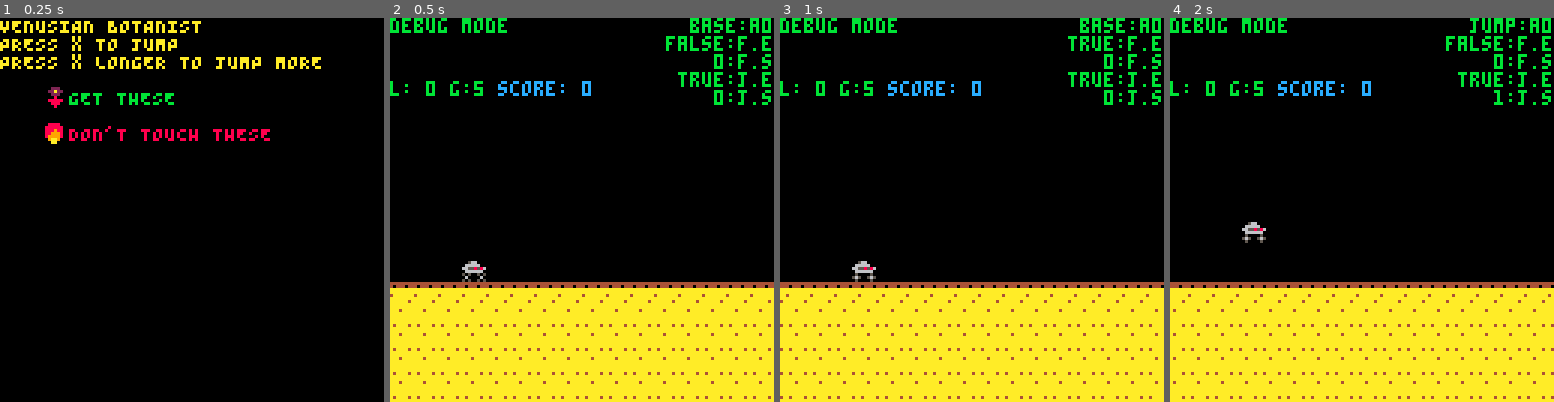
Above: before the commit, frames 1-4 (left to right).
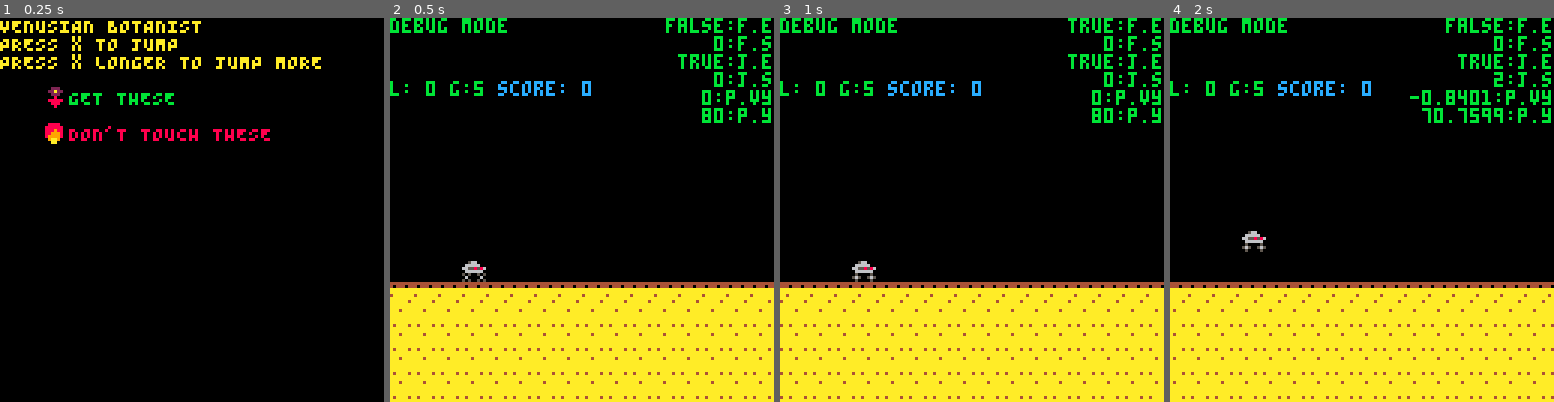
Above: after the commit, the same moments.

Repository: kitasuna/pico8-runner
Game: PICO-8 cartridge scroll.p8
Two runs of this game, one before a commit and one after it. Both use one fixed random seed, a clock stepped at 60 frames per second and the inputs below.
Inputs:
- Up to frame 1 (0.25 s): no input
- Up to frame 2 (0.5 s): tap X (X key) at 0.33 s
- Up to frame 3 (1 s): tap O (Z key) at 0.7 s
- Up to frame 4 (2 s): tap X (X key) at 1.07, 1.85 s; hold Right from 1.6 s (still down); tap O (Z key) at 1.7 s

Frame 1 is identical in both runs. In frame 2, 1.9% of the frame differs, in the area x 71-100%, y 0-28%; in frame 3, 1.7%; in frame 4, 2.6%, in the area x 18-100%, y 0-61%.

Commit message:
More sane abilities / events

Diff:
--- a/player.lua
+++ b/player.lua
@@ -5,25 +5,31 @@
 end
 
 fastfall = {
-    name = 'fastfall',
-    msg = 'You got FASTFALL. Press down to drop to the ground.',
-    enabled = false,
-    immune = { 'fire' },
-    fkey = BTN_D,
-    state = 0,
-    f = function(plr)
-      if(fastfall.state == 0) then
-        plr.vel_y = 0
-      elseif(fastfall.state == 5) then
-        plr.vel_y = 12
-      elseif(fastfall.state == 20) then
-        plr.vel_y = 24
-      end
+  name = 'fastfall',
+  msg = 'You got FASTFALL. Press down to drop to the ground.',
+  enabled = false,
+  immune = { 'fire' },
+  fkey = BTN_D,
+  state = 0,
+  f = function(plr)
+    if(fastfall.state == 1) then
+      plr.vel_y = 0
+    elseif(fastfall.state == 5) then
+      plr.vel_y = 12
+    elseif(fastfall.state == 20) then
+      plr.vel_y = 24
+    end
 
-      add(st_ability, { type = 'NEXT_STATE', payload = 'fastfall' })
+    add(st_ability, { type = 'NEXT_STATE', payload = 'fastfall' })
 
-      return plr
+    if(plr.y >= GROUND_Y and fastfall.state >= 1) then
+      add(st_ability, { type = 'RESET_STATE', payload = 'fastfall' })
+      add(st_player, { type = 'POS_Y', payload = GROUND_Y })
+      add(st_player, { type = 'VEL_Y', payload = 0 })
     end
+
+    return plr
+  end
 }
 
 jump = {
@@ -33,48 +39,34 @@
   immune = { 'cookies', 'madoka' },
   fkey = BTN_A,
   state = 0,
-  -- Player -> BtnState -> Player
   f = function (plr)
-      local G = 0.4
-      local addlG = 1
-      local v0 = -4.4
+    local G = 0.4
+    local addlG = 1
+    local v0 = -4.2
 
-      if(jump.state == 0) then
-        add(st_ability, { type = 'NEXT_STATE', payload = 'jump' })
+    if(jump.state == 1) then
+      add(st_player, { type = 'VEL_Y', payload = v0})
+      add(st_ability, { type = 'NEXT_STATE', payload = 'jump' })
+    elseif(jump.state >= 2 and plr.y >= GROUND_Y) then
+      add(st_ability, { type = 'RESET_STATE', payload = 'jump' })
+      add(st_player, { type = 'POS_Y', payload = GROUND_Y })
+      add(st_player, { type = 'VEL_Y', payload = 0 })
+    else
+      if(plr.vel_y >= 1.0) then
+        addlG = 2.8
+      elseif(btn(BTN_A) == false) then -- TODO: Can ref fkey above?
+        addlG = 2.8
       end
 
-      if(plr.y == GROUND_Y) then
-        plr.vel_y = v0
-      elseif(plr.vel_y >= 1.0) then
-        addlG = 2.4
-      elseif(btn(BTN_A) == false) then -- TODO: Can ref fkey above?
-        addlG = 2.4
-      end
+      add(st_player, { type = 'VEL_Y', payload = plr.vel_y + (G * addlG) })
+    end
 
-
-      if(plr.y >= GROUND_Y) then
-        add(st_ability, { type = 'RESET_STATE', payload = 'jump' })
-      end
-
-      -- Decelerate plr
-      plr.vel_y += G * addlG
-
-      return plr
+    return plr
   end
 }
 
-base = {
-  name = 'base',
-  msg = 'just for base case',
-  enabled = true,
-  fkey = nil,
-  state = 0,
-  immune = {},
-  f = identityE
-}
 
 abilities = {
-  base = base,
   fastfall = fastfall,
   jump = jump
 }
@@ -97,18 +89,16 @@
   comet = kill_p
 }
 
-current_player_abil = base
-
 -- Btn -> Ability[]
 function get_by_key(key)
   return reduce(function (acc, x)
-    if(x.fkey == key and x.enabled == true) then
+    if(x.fkey == key and x.state == 0 and x.enabled == true) then
      return x
     end
 
     return acc
   end
-  , current_player_abil, abilities)
+  , nil, abilities)
 end
 
 
@@ -116,7 +106,7 @@
   player = {
     frame = 0,
     x = 24,
-    y = ground_y,
+    y = GROUND_Y,
     vel_x = 0,
     vel_y = 0,
     w = 8,
@@ -124,7 +114,6 @@
     score = 0,
     alive = true,
     base_sprite = 5,
-    immune = {} -- :: String[]
   }
 
   return player
@@ -135,7 +124,7 @@
 function reset_player(player)
   player.frame = 0
   player.x = 24
-  player.y = ground_y
+  player.y = GROUND_Y
   player.vel_x = 0
   player.vel_y = 0
   player.score = 0
--- a/scroll.p8
+++ b/scroll.p8
@@ -4,7 +4,6 @@
 -- venusian botanist
 map_x = 0
 diff = {0, 0}
-ground_y = 80
 GROUND_Y = 80 -- switch to this eventually
 
 scroll_speed = 1
@@ -140,13 +139,6 @@
 function upd_player_pos(player)
   player.y += player.vel_y
 
-  if(player.y >= ground_y) then
-    player.y = ground_y
-    player.vel_y = 0
-    current_player_abil = base -- MIGHT need to remove this later...
-    add(st_ability, { type = 'EXEC', payload = 'base'})
-  end
-
   return player
 end
 
@@ -179,28 +171,28 @@
   fire_gen = gen_update(fire_gen, game_state)
   comet_gen = gen_update(comet_gen, game_state)
 
-  -- Kinda feel like stream-y stuff should go around here...
   local abil
   if(btnp(BTN_A)) then
     abil = get_by_key(BTN_A)
-    current_player_abil = abil
-    add(st_ability, { type = 'RESET_STATE', payload = abil.name})
-    add(st_ability, { type = 'EXEC', payload = abil.name })
-  end
-
-  current_player_abil.f(player)
-  upd_player_pos(player)
+    if(abil != nil) then
+      add(st_ability, { type = 'NEXT_STATE', payload = abil.name})
+    end
+  end
+
 
   if(btnp(BTN_D)) then
     abil = get_by_key(BTN_D)
-    current_player_abil = abil
-    add(st_ability, { type = 'RESET_STATE', payload = abil.name })
-    add(st_ability, { type = 'EXEC', payload = abil.name })
+    -- Fastfalling turns off jump updates
+    if(abil != nil) then
+      add(st_ability, { type = 'RESET_STATE', payload = abilities.jump.name })
+      add(st_ability, { type = 'NEXT_STATE', payload = abil.name })
+    end
   end
 
   if(btnp(BTN_B)) then
     add(st_ability, { type = 'TOGGLE', payload = 'fastfall' } )
   end
+
 
   -- update player animation
   if(game_state.distance.meters % 3 == 0) then
@@ -224,9 +216,18 @@
     add(st_game, {type = 'DEATH', payload = {}})
   end
 
+  -- TODO: Also make this an event?
+  player.y += player.vel_y
+  for k, v in pairs(abilities) do
+    if(abilities[k].state > 0) then
+      abilities[k].f(player)
+    end
+  end
+
   proc_st_game() -- TODO: Maybe eventually this takes / returns game state... mad side-effects though
   abilities = proc_st_ability(abilities)
-  player = proc_st_player(player)
+  proc_st_player()
+
 end
 
 
@@ -250,7 +251,7 @@
       abilities[v.payload].enabled = not abilities[v.payload].enabled
     end
     if(v.type == 'EXEC') then
-      add(st_player, { type = 'EXEC', payload = abilities[v.payload] })
+      -- add(st_player, { type = 'EXEC', payload = abilities[v.payload] })
       -- update collision here
     end
     if(v.type == 'NEXT_STATE') then
@@ -265,14 +266,18 @@
   return abilities
 end
 
-function proc_st_player(player)
+function proc_st_player()
   for k, v in pairs(st_player) do
-    if(v.type == 'EXEC') then
-      player.immune = v.payload.immune -- TODO: Concat is more sensible here...
-    end
-  end
-
-  return player
+    if(v.type == 'VEL_Y') then
+      -- maybe need something here?
+      player.vel_y = v.payload
+    end
+    if(v.type == 'POS_Y') then
+      -- maybe need something here?
+      player.y = v.payload
+    end
+  end
+  st_player = {}
 end
 
 function drw_game()
@@ -306,11 +311,12 @@
     -- Abilities
     local nexty = 0
     local ab_msgs = {
-      current_player_abil.name..":a0",
       tostr(abilities.fastfall.enabled)..":f.e",
       tostr(abilities.fastfall.state)..":f.s",
       tostr(abilities.jump.enabled)..":j.e",
-      tostr(abilities.jump.state)..":j.s"
+      tostr(abilities.jump.state)..":j.s",
+      tostr(player.vel_y)..":p.vy",
+      tostr(player.y)..":p.y"
     }
     foreach(ab_msgs, function(s)
       print_rj(s, nexty, CLR_GRN)
@@ -388,7 +394,7 @@
   target = game_state.flowers,
   stacks = false,
   emit = function (ss)
-    local s = { x = 128, y = ground_y, idx = 4, w=8, buff_w = 0, h=8, v=1, type = 'flower'}
+    local s = { x = 128, y = GROUND_Y, idx = 4, w=8, buff_w = 0, h=8, v=1, type = 'flower'}
     add(ss, s)
     return ss
   end
